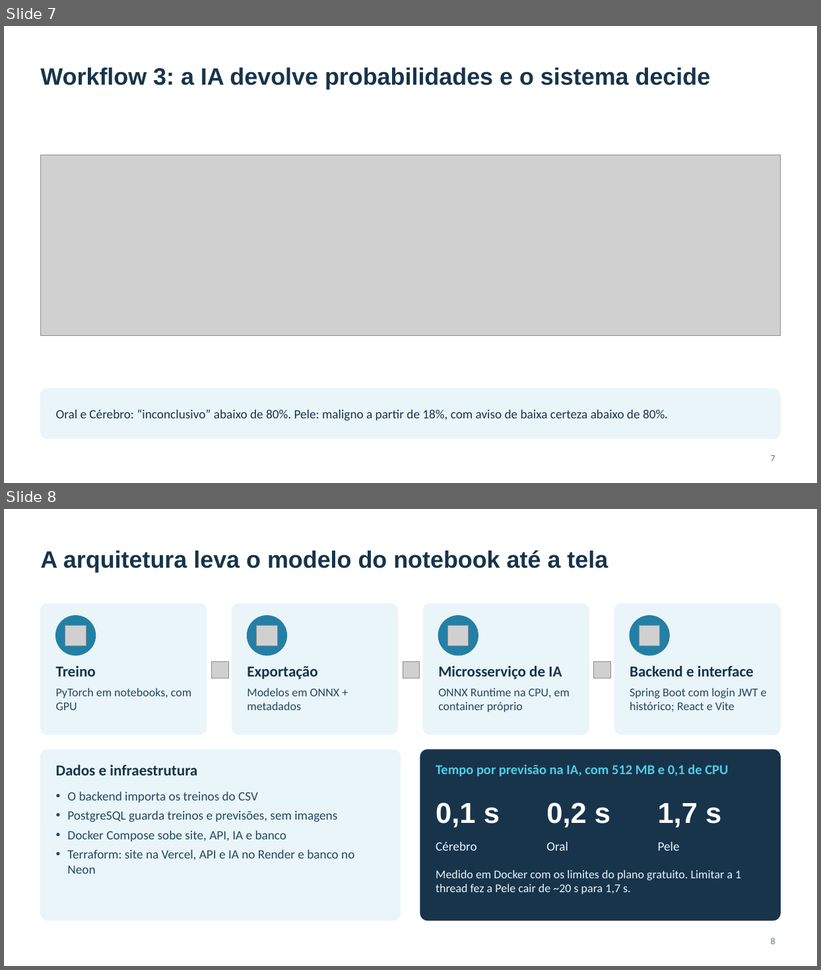
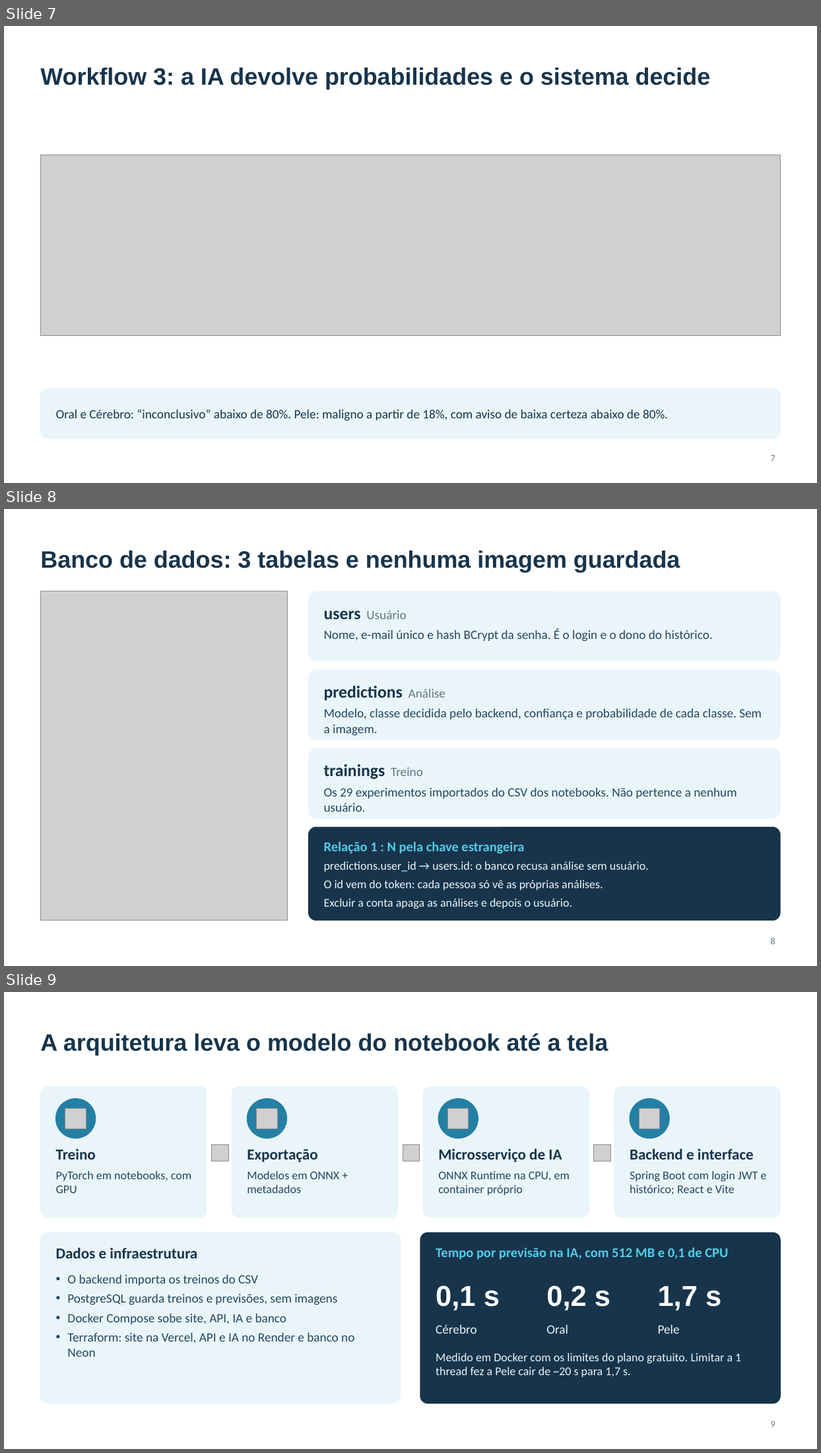
Before and after one commit to joaopgf/PixoraMed, a slide deck: docs/PixoraMed_final_presentation.pptx. Shown one above the other, each under a label of ours: slides 7 and 8 before the commit, slides 7, 8 and 9 after it. The pictures are 821x970 and 821x1453 pixels, drawn with LibreOffice and Linux fonts; fonts in the diff are those of the drawing; grey boxes stand for pictures; background and template pictures are left out. Boxes give left, top, right and bottom in pixels: in the first picture for what was removed or moved away, otherwise in the second. Text is boxed around its words. In the diff, an @@ line names an element or a change of style, - is before the commit and + after.

```diff
--- a/docs/PixoraMed_final_presentation.pptx
+++ b/docs/PixoraMed_final_presentation.pptx
@@ slide 8 added at <box>4,509,817,966</box>, background #FFFFFF @@
@@ title added at <box>40,551,680,572</box>, 28 pt, text #17344B, bold @@
+Banco de dados: 3 tabelas e nenhuma imagem guardada
@@ picture added at <box>40,591,287,921</box> @@
@@ rounded rectangle added at <box>308,591,781,661</box>, fill #EAF5FA, outline #EAF5FA 0.75 pt @@
@@ text added at <box>324,611,712,642</box>, 15 pt, text #24475F @@
+users Usuário
+Nome, e-mail único e hash BCrypt da senha. É o login e o dono do histórico.
@@ rounded rectangle added at <box>308,670,781,740</box>, fill #EAF5FA, outline #EAF5FA 0.75 pt @@
@@ text added at <box>324,686,762,736</box>, 15 pt, text #24475F @@
+predictions Análise
+Modelo, classe decidida pelo backend, confiança e probabilidade de cada classe. Sem a imagem.
@@ rounded rectangle added at <box>308,749,781,819</box>, fill #EAF5FA, outline #EAF5FA 0.75 pt @@
@@ text added at <box>324,764,737,812</box>, 15 pt, text #24475F @@
+trainings Treino
+Os 29 experimentos importados do CSV dos notebooks. Não pertence a nenhum usuário.
@@ rounded rectangle added at <box>308,827,781,921</box>, fill #17344B, outline #17344B 0.75 pt @@
@@ text added at <box>324,842,649,909</box>, 14 pt, text #EAF5FA @@
+Relação 1 : N pela chave estrangeira
+predictions.user_id → users.id: o banco recusa análise sem usuário.
+O id vem do token: cada pessoa só vê as próprias análises.
+Excluir a conta apaga as análises e depois o usuário.
@@ page number added at <box>771,938,776,945</box>, 11 pt, text #5F7687 @@
+8
@@ what was slide 8 is now slide 9 @@
@@ page number at <box>771,1422,776,1428</box>: text changed @@
-8
+9
```
Also in this commit, not shown: 2 other files.
